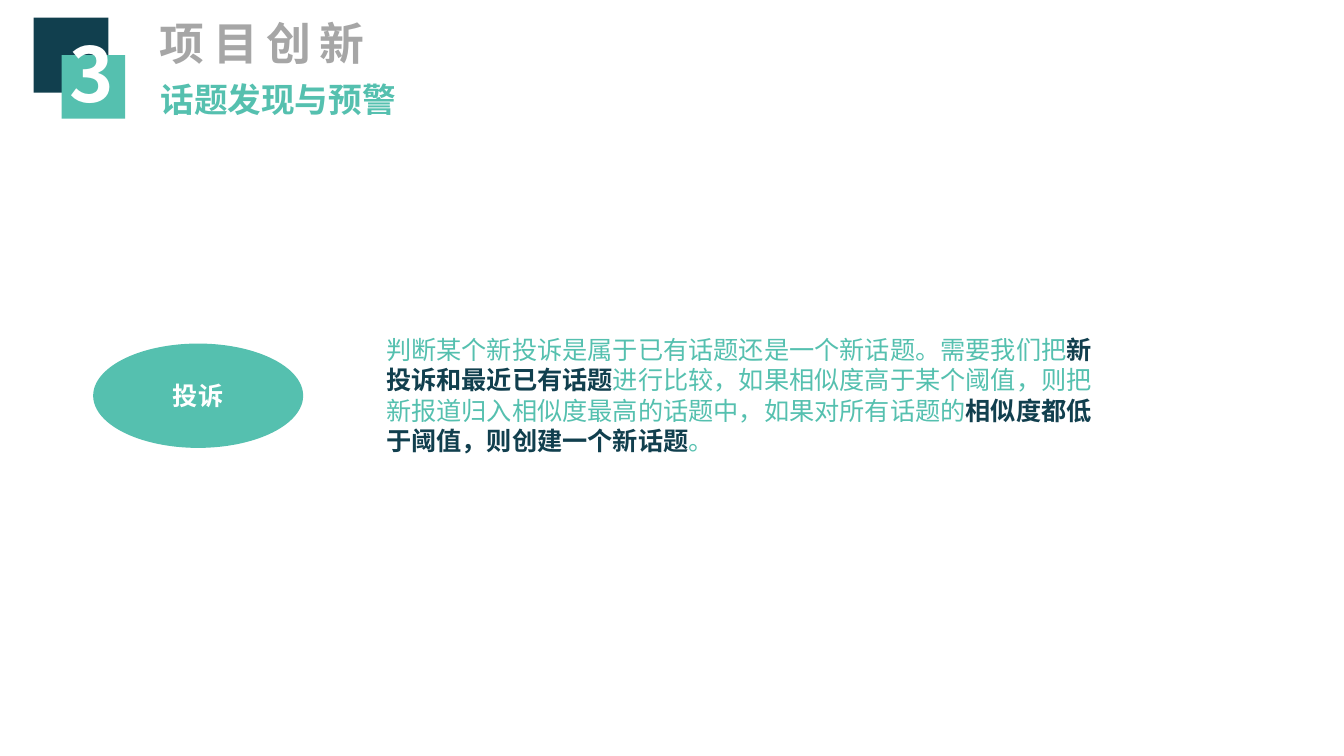
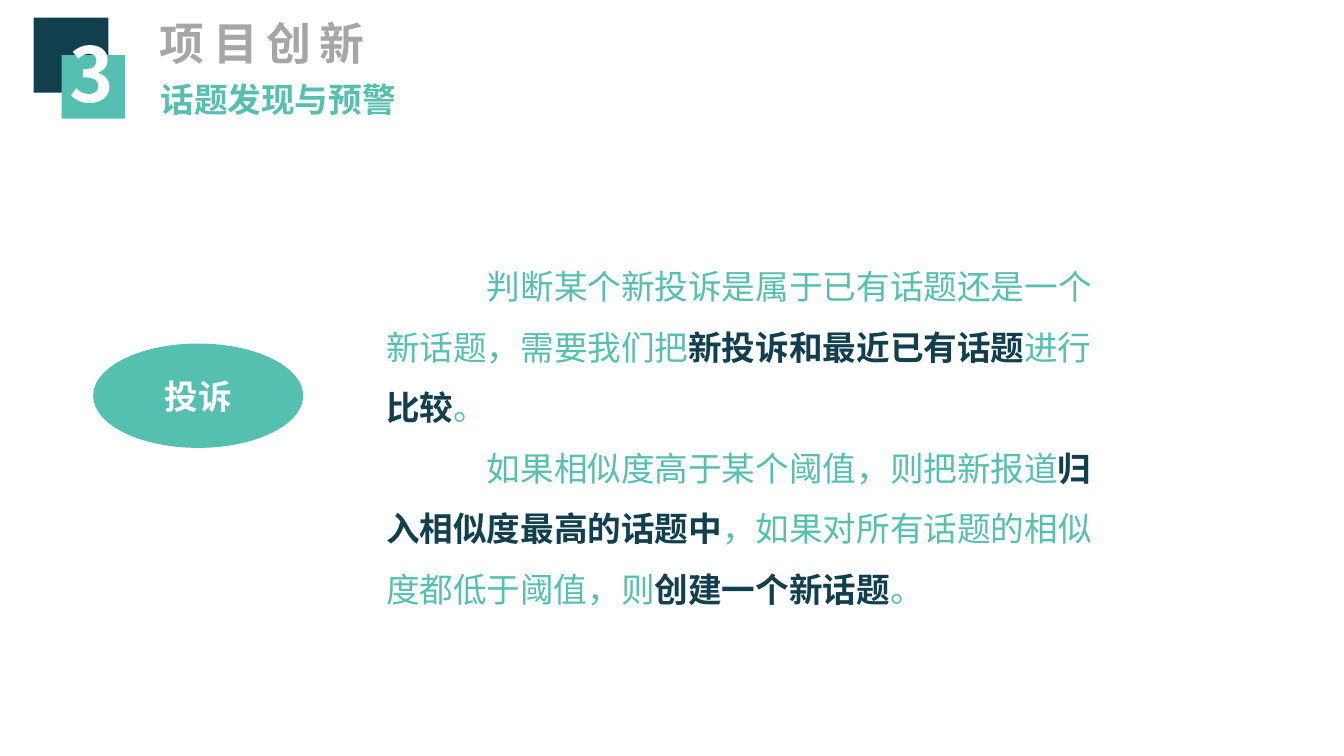
Before and after one commit to zjutfly/fly, a slide deck: slide 19 of fly_ppt.pptx (slide 18 before the commit). Drawn at 1344x756 pixels with LibreOffice and Linux fonts; fonts in the diff are those of the drawing. Boxes give left, top, right and bottom in pixels: in the first picture for what was removed or moved away, otherwise in the second. Text is boxed around its words. In the diff, an @@ line names an element or a change of style, - is before the commit and + after.

```diff
--- a/fly_ppt.pptx
+++ b/fly_ppt.pptx
@@ text at (x1=386, y1=271, x2=1092, y2=606): text changed; size 18 to 24 pt @@
-判断某个新投诉是属于已有话题还是一个新话题。需要我们把新投诉和最近已有话题进行比较，如果相似度高于某个阈值，则把新报道归入相似度最高的话题中，如果对所有话题的相似度都低于阈值，则创建一个新话题。
+判断某个新投诉是属于已有话题还是一个新话题，需要我们把新投诉和最近已有话题进行比较。
+如果相似度高于某个阈值，则把新报道归入相似度最高的话题中，如果对所有话题的相似度都低于阈值，则创建一个新话题。
@@ ellipse "投诉" at (x1=93, y1=344, x2=302, y2=449): size 18 to 24 pt @@
```
Also in this commit, not shown: 9 other slides changed, 2 slides added, 2 slides removed, 4 other files.
